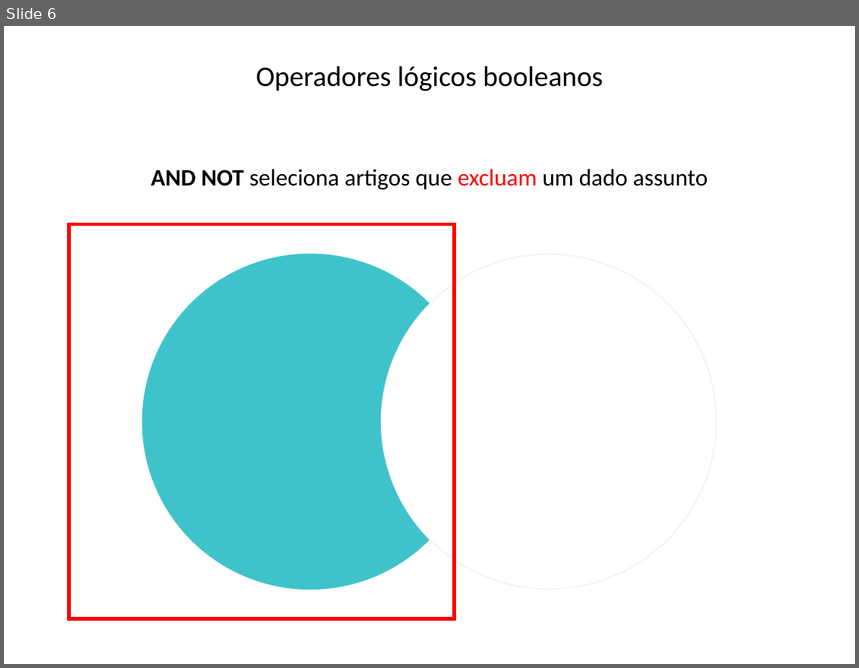
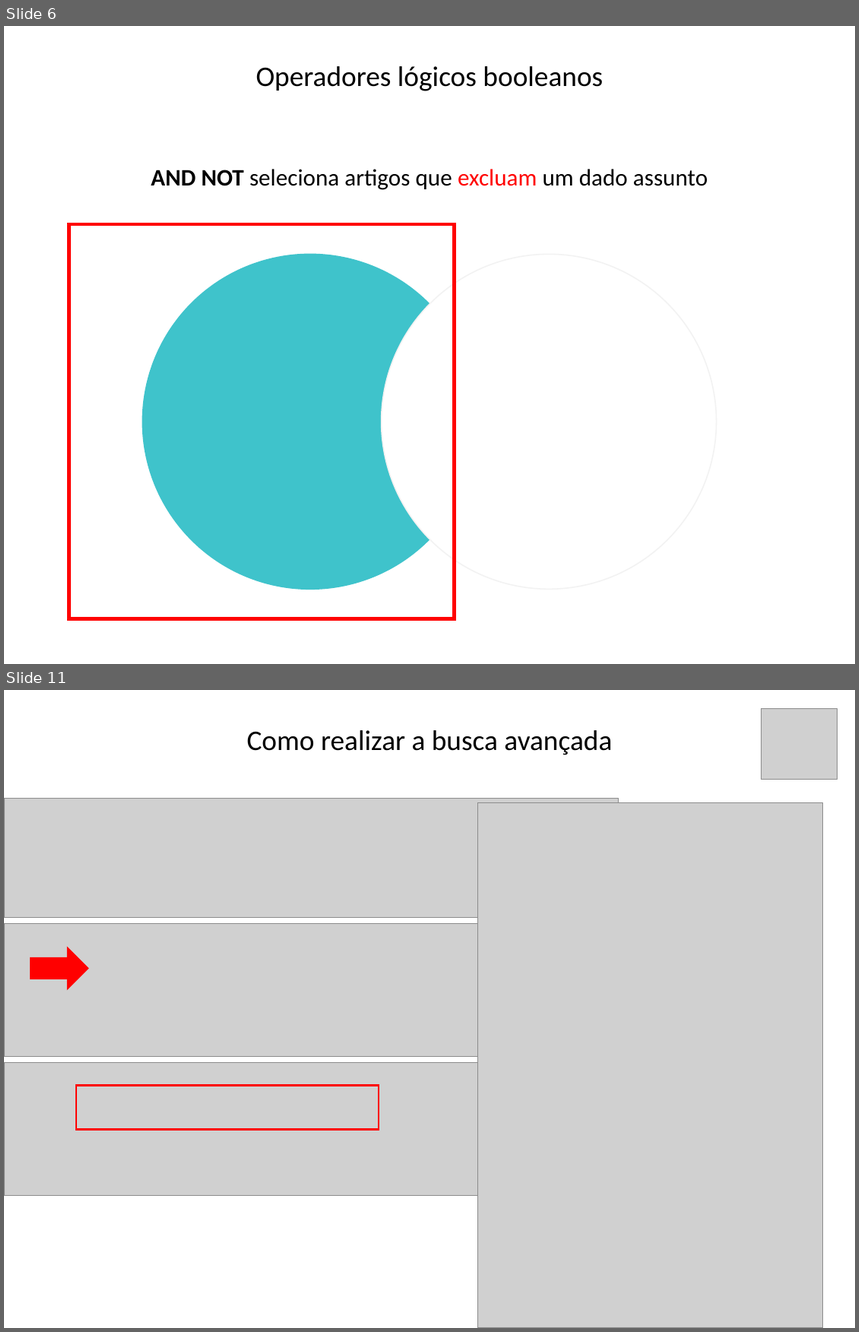
Before and after one commit to lpmor22/docs, a slide deck: slides/informatica_tcc.pptx. Shown one above the other, each under a label of ours: slide 6 before the commit, slides 6 and 11 after it; the slides between them are not shown. The pictures are 859x668 and 859x1332 pixels, drawn with LibreOffice and Linux fonts; fonts in the diff are those of the drawing; grey boxes stand for pictures. Boxes give left, top, right and bottom in pixels: in the first picture for what was removed or moved away, otherwise in the second. Text is boxed around its words. In the diff, an @@ line names an element or a change of style, - is before the commit and + after.

```diff
--- a/slides/informatica_tcc.pptx
+++ b/slides/informatica_tcc.pptx
@@ slide 11 added at (4,690,855,1328), background #FFFFFF @@
@@ picture added at (762,709,837,780) @@
@@ text added at (247,730,612,755), 24 pt, text #000000 @@
+Como realizar a busca avançada
@@ picture added at (4,798,619,917) @@
@@ picture added at (478,802,823,1328) @@
@@ picture added at (4,924,564,1057) @@
@@ down arrow added at (30,947,88,991), fill #FF0000 @@
@@ picture added at (4,1063,564,1195) @@
@@ rectangle added at (76,1086,379,1130), outline #FF0000 1.5 pt @@
```
Also in this commit, not shown: 3 slides changed, 5 other slides added, 1 slide removed.
